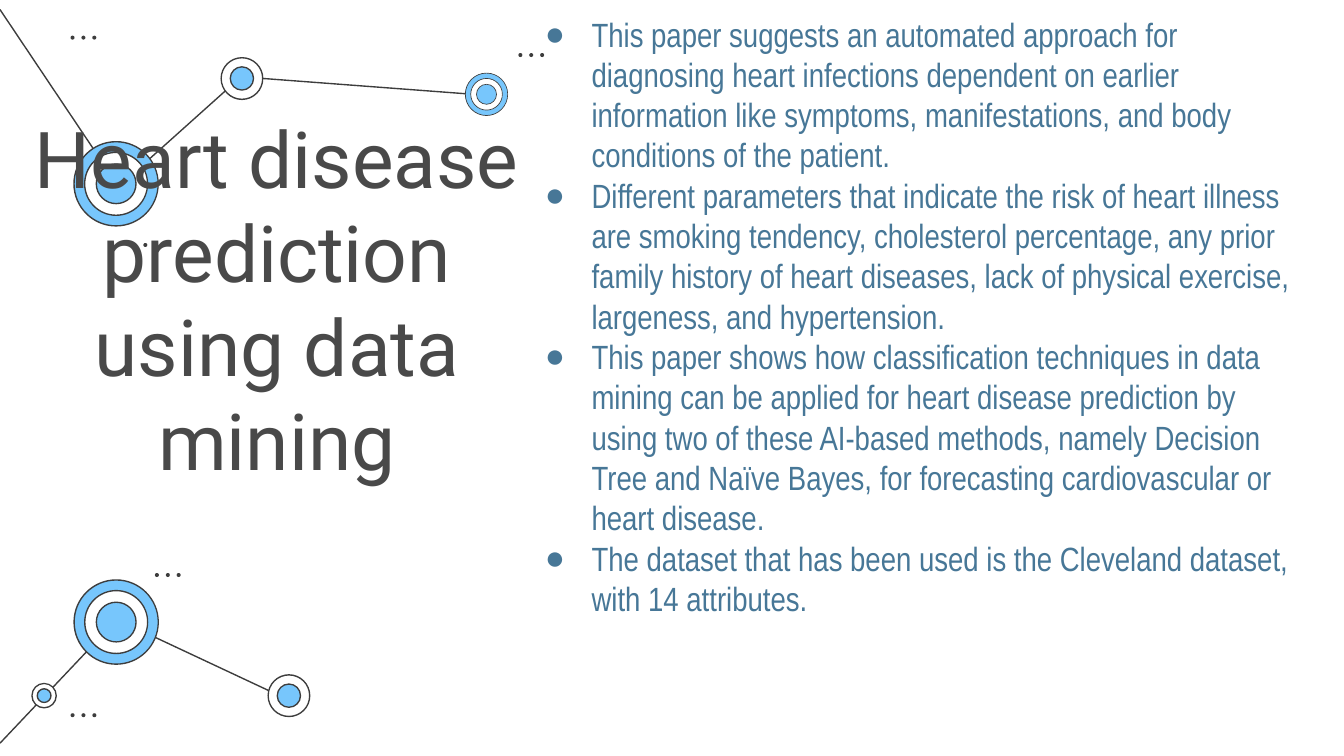
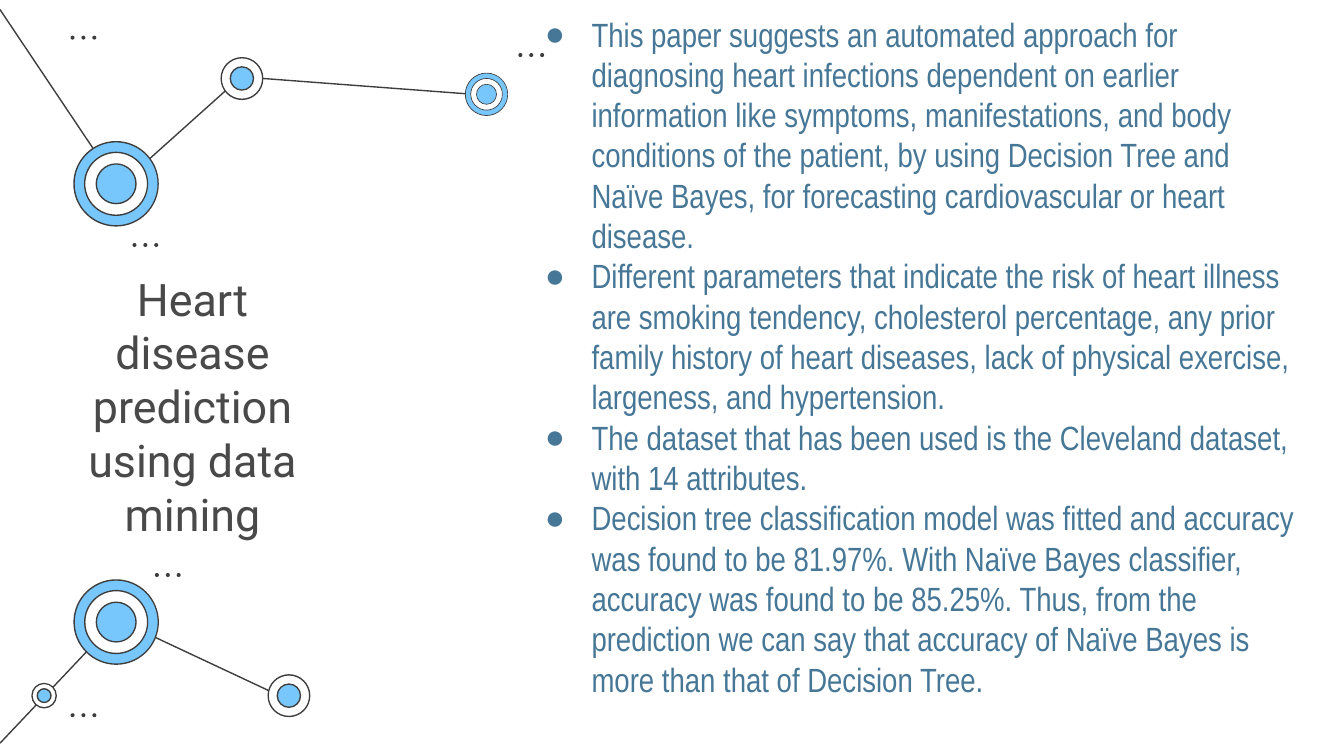
Before and after one commit to NAyeshaKhan/Heart-Disease-Prediction, a slide deck: slide 8 of Heart Disease Prediction System.pptx. Drawn at 1344x756 pixels with LibreOffice and Linux fonts; fonts in the diff are those of the drawing. Boxes give left, top, right and bottom in pixels: in the first picture for what was removed or moved away, otherwise in the second. Text is boxed around its words. In the diff, an @@ line names an element or a change of style, - is before the commit and + after.

```diff
--- a/Heart Disease Prediction System.pptx
+++ b/Heart Disease Prediction System.pptx
@@ text at box(592, 22, 1231, 249): text changed @@
-● This paper suggests an automated approach for diagnosing heart infections dependent on earlier information like symptoms, manifestations, and body conditions of the patient.
+● This paper suggests an automated approach for diagnosing heart infections dependent on earlier information like symptoms, manifestations, and body conditions of the patient, by using Decision Tree and Naïve Bayes, for forecasting cardiovascular or heart disease.
@@ title "Heart disease prediction using data ...": place and size @@
-title "Heart disease prediction using data ..." at box(35, 117, 519, 487)
+title "Heart disease prediction using data ..." at box(88, 284, 297, 541)
@@ title "Heart disease prediction using data ..." at box(88, 284, 297, 541): size 42 to 24 pt @@
@@ text at box(592, 344, 1271, 531): paragraph removed @@
-● This paper shows how classification techniques in data mining can be applied for heart disease prediction by using two of these AI-based methods, namely Decision Tree and Naïve Bayes, for forecasting cardiovascular or heart disease.
@@ text at box(592, 505, 1294, 693): paragraph added @@
+● Decision tree classification model was fitted and accuracy was found to be 81.97%. With Naïve Bayes classifier, accuracy was found to be 85.25%. Thus, from the prediction we can say that accuracy of Naïve Bayes is more than that of Decision Tree.
```
Also in this commit, not shown: 3 other slides changed, 1 slide added.
